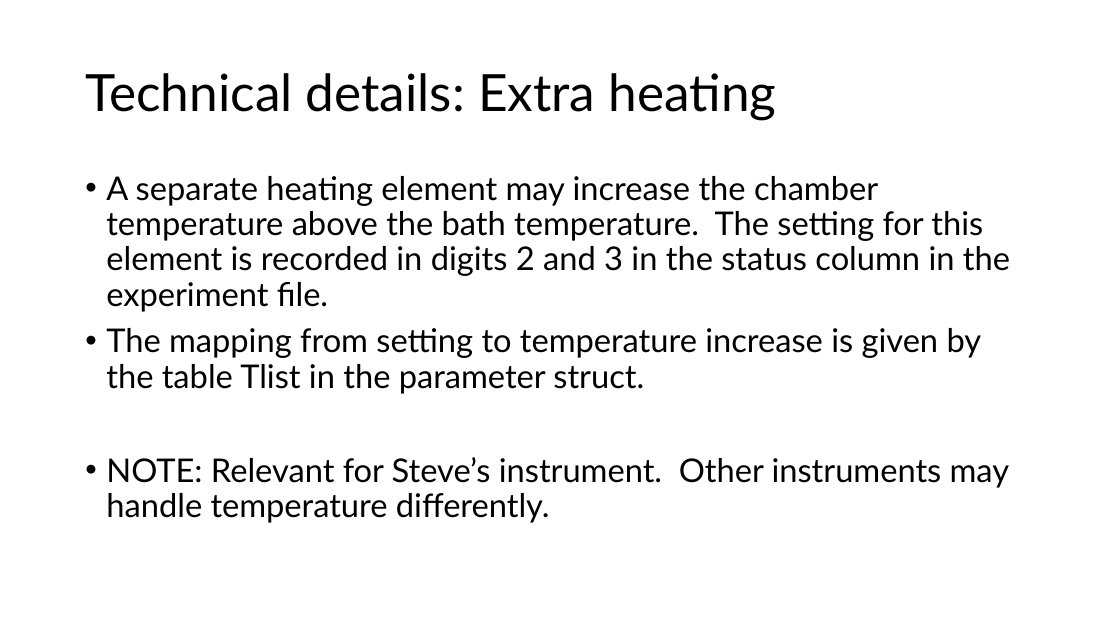
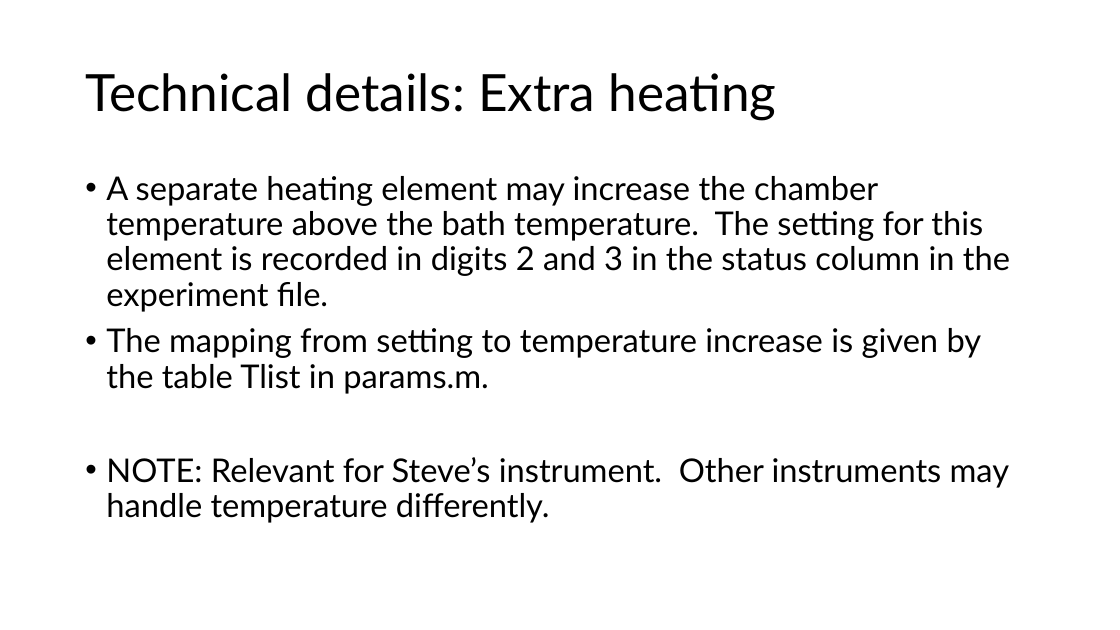
Before and after one commit to are-mj/OpticalTweezers, a slide deck: slide 33 of Summer school 2024/Analysis of protein stretching experiments.pptx (slide 27 before the commit). Drawn at 1120x630 pixels with LibreOffice and Linux fonts; fonts in the diff are those of the drawing. Boxes give left, top, right and bottom in pixels: in the first picture for what was removed or moved away, otherwise in the second. Text is boxed around its words. In the diff, an @@ line names an element or a change of style, - is before the commit and + after.

```diff
--- a/Summer school 2024/Analysis of protein stretching experiments.pptx
+++ b/Summer school 2024/Analysis of protein stretching experiments.pptx
@@ text at (106, 328, 982, 394): text changed @@
-• The mapping from setting to temperature increase is given by the table Tlist in the parameter struct.
+• The mapping from setting to temperature increase is given by the table Tlist in params.m.
```
Also in this commit, not shown: 11 other slides changed, 7 slides added, 1 slide removed, 1 other file.
